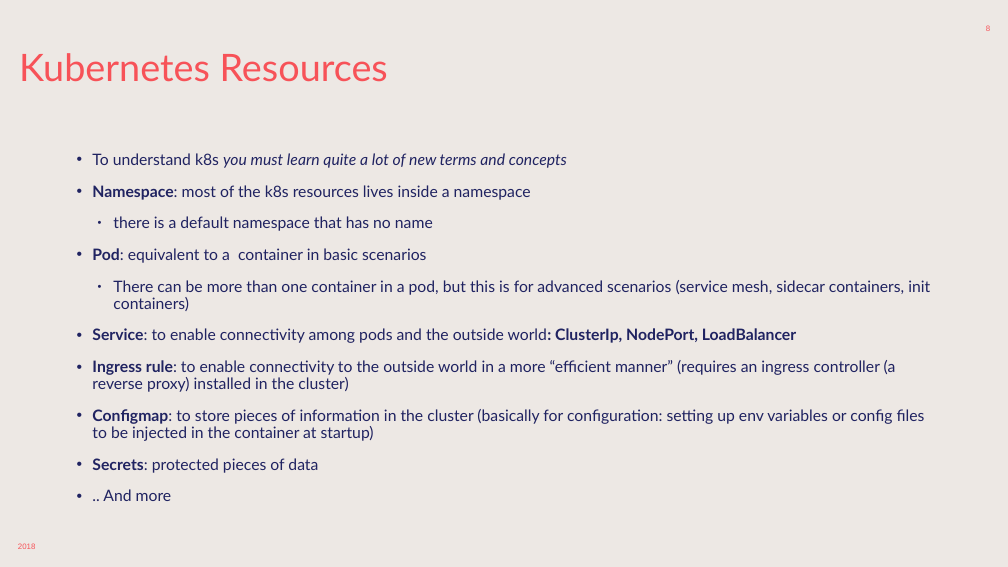
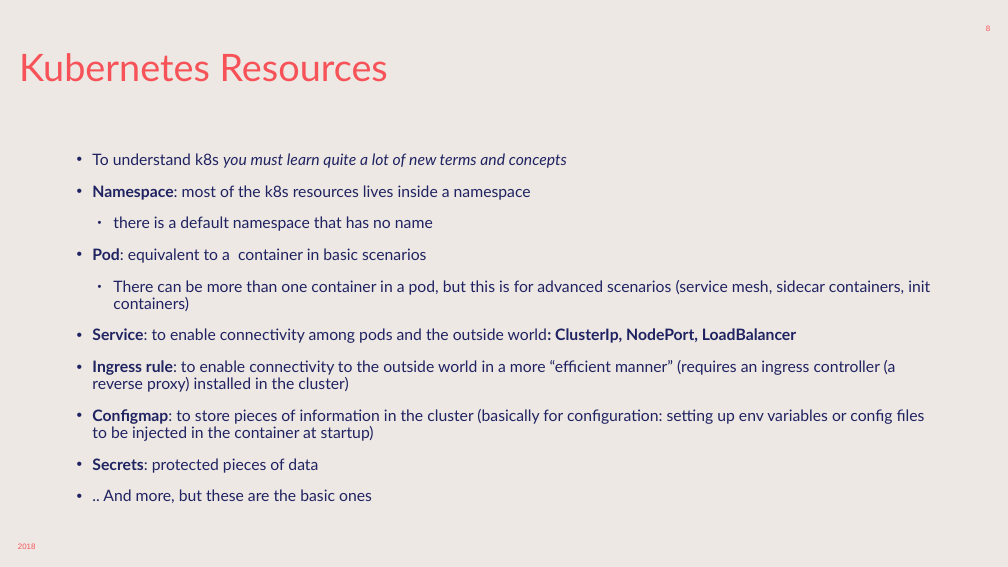
Before and after one commit to sabbadino/deltatre-community-meetups-session-3, a slide deck: slide 8 of K8s-basic.pptx. Drawn at 1008x567 pixels with LibreOffice and Linux fonts; fonts in the diff are those of the drawing; background and template pictures are left out. Boxes give left, top, right and bottom in pixels: in the first picture for what was removed or moved away, otherwise in the second. Text is boxed around its words. In the diff, an @@ line names an element or a change of style, - is before the commit and + after.

```diff
--- a/K8s-basic.pptx
+++ b/K8s-basic.pptx
@@ text at [103,489,372,503]: text changed @@
-• .. And more
+• .. And more, but these are the basic ones
```
Also in this commit, not shown: 7 other slides changed, 1 other file.
